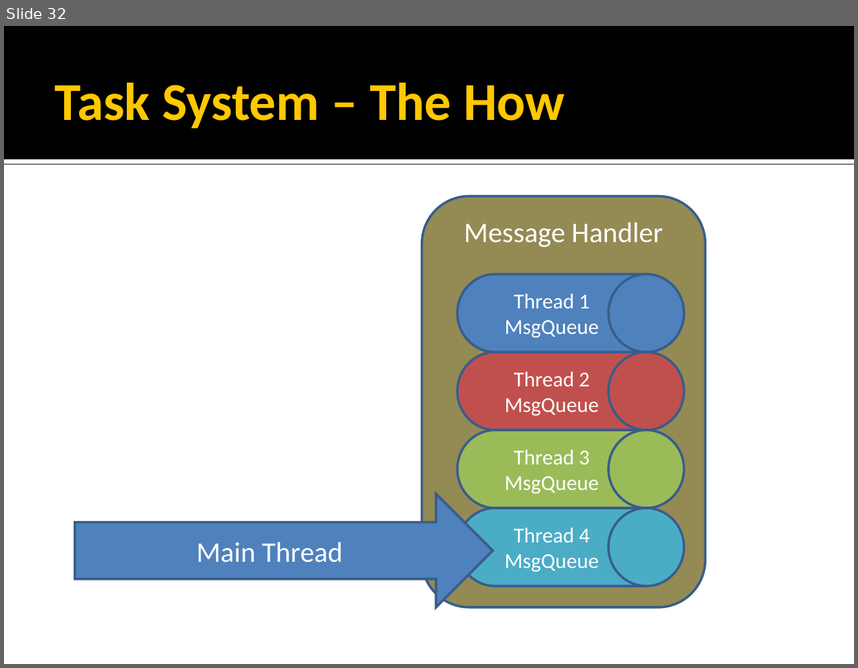
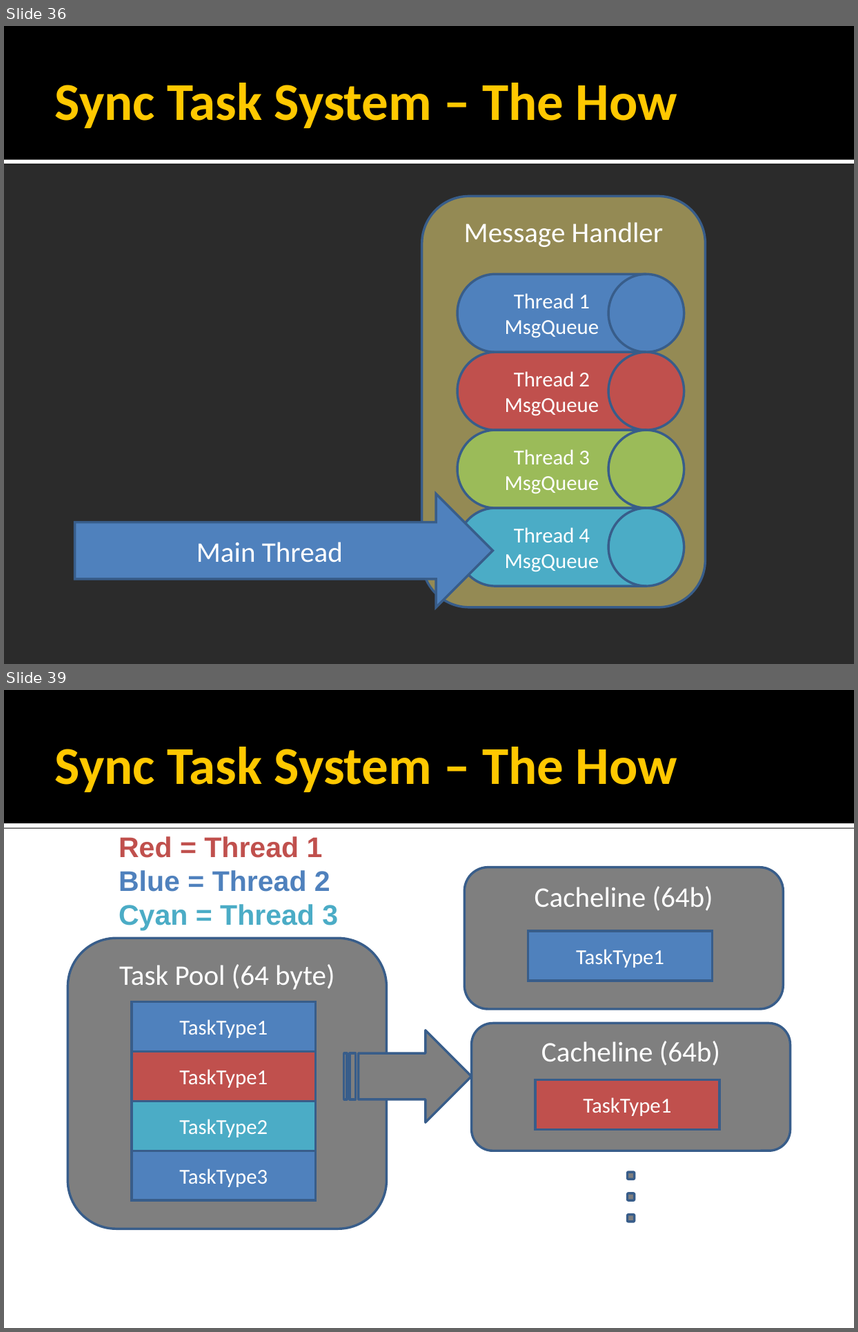
Before and after one commit to rmeisler/example_code, a slide deck: Concurrency Strategies.ppt. Shown one above the other, each under a label of ours: slide 32 before the commit, slides 36 and 39 after it; the slides between them are not shown. The pictures are 858x668 and 858x1332 pixels, drawn with LibreOffice and Linux fonts; fonts in the diff are those of the drawing; background and template pictures are left out; a plain dark background stands for a picture behind light text. Boxes give left, top, right and bottom in pixels: in the first picture for what was removed or moved away, otherwise in the second. Text is boxed around its words. In the diff, an @@ line names an element or a change of style, - is before the commit and + after.

```diff
--- a/Concurrency Strategies.ppt
+++ b/Concurrency Strategies.ppt
@@ slide 39 added at (4, 690, 854, 1328), background picture (left out); not listed: 2 template elements that a slide beside it also shows @@
@@ title added at (55, 747, 677, 792), 45 pt, text #FFC800, bold @@
+Sync Task System – The How
@@ text added at (119, 836, 338, 931), 24 pt, text #4F81BD, bold @@
+Red = Thread 1
+Blue = Thread 2
+Cyan = Thread 3
@@ rounded rectangle added at (465, 867, 784, 1009), fill #7F7F7F, outline #385D8A 2.01 pt, 24 pt, text #FFFFFF @@
+Cacheline (64b)
@@ rectangle added at (528, 931, 713, 980), fill #4F81BD, outline #385D8A 2.01 pt, 18 pt, text #FFFFFF @@
+TaskType1
@@ rounded rectangle added at (67, 938, 386, 1229), fill #7F7F7F, outline #385D8A 2.01 pt, 24 pt, text #FFFFFF @@
+Task Pool (64 byte)
@@ rectangle added at (132, 1002, 316, 1052), fill #4F81BD, outline #385D8A 2.01 pt, 18 pt, text #FFFFFF @@
+TaskType1
@@ freeform shape added at (344, 1030, 472, 1122), fill #7F7F7F, outline #385D8A 2.01 pt @@
@@ rounded rectangle added at (472, 1023, 791, 1151), fill #7F7F7F, outline #385D8A 2.01 pt, 24 pt, text #FFFFFF @@
+Cacheline (64b)
@@ rectangle added at (132, 1052, 316, 1101), fill #C0504D, outline #385D8A 2.01 pt, 18 pt, text #FFFFFF @@
+TaskType1
@@ rectangle added at (535, 1079, 720, 1129), fill #C0504D, outline #385D8A 2.01 pt, 18 pt, text #FFFFFF @@
+TaskType1
@@ rectangle added at (132, 1101, 316, 1150), fill #4BACC6, outline #385D8A 2.01 pt, 18 pt, text #FFFFFF @@
+TaskType2
@@ rectangle added at (132, 1151, 316, 1200), fill #4F81BD, outline #385D8A 2.01 pt, 18 pt, text #FFFFFF @@
+TaskType3
@@ freeform shape added at (627, 1172, 634, 1179), fill #7F7F7F, outline #385D8A 2.01 pt @@
@@ freeform shape added at (627, 1193, 634, 1200), fill #7F7F7F, outline #385D8A 2.01 pt @@
@@ freeform shape added at (627, 1214, 634, 1221), fill #7F7F7F, outline #385D8A 2.01 pt @@
@@ what was slide 32 is now slide 36 @@
@@ slide 36 changed as well @@
@@ background #FFFFFF to picture (left out) @@
@@ title at (55, 83, 677, 128): text changed @@
-Task System – The How
+Sync Task System – The How
```
Also in this commit, not shown: 29 other slides changed, 17 other slides added, 14 slides removed, 1 other file.
